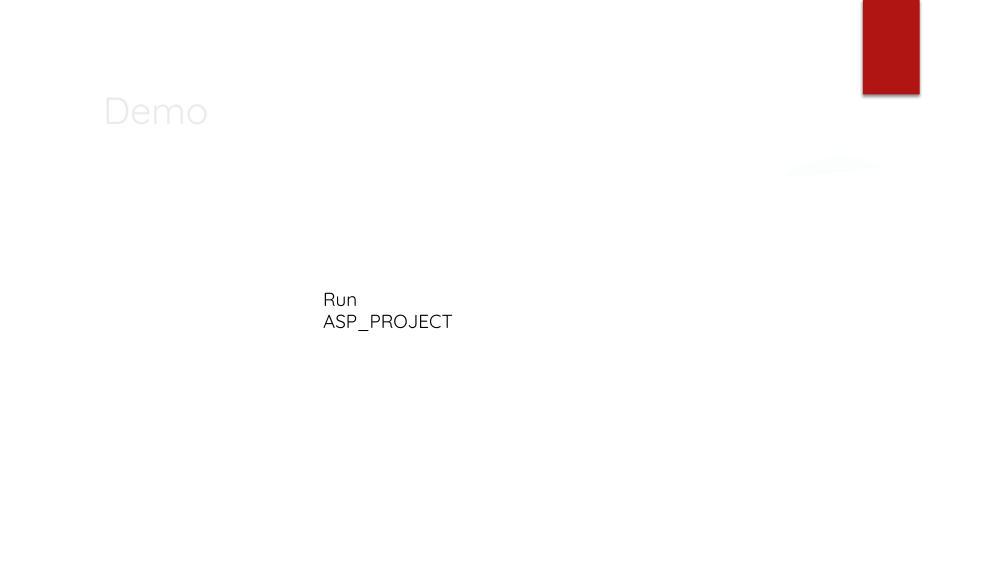
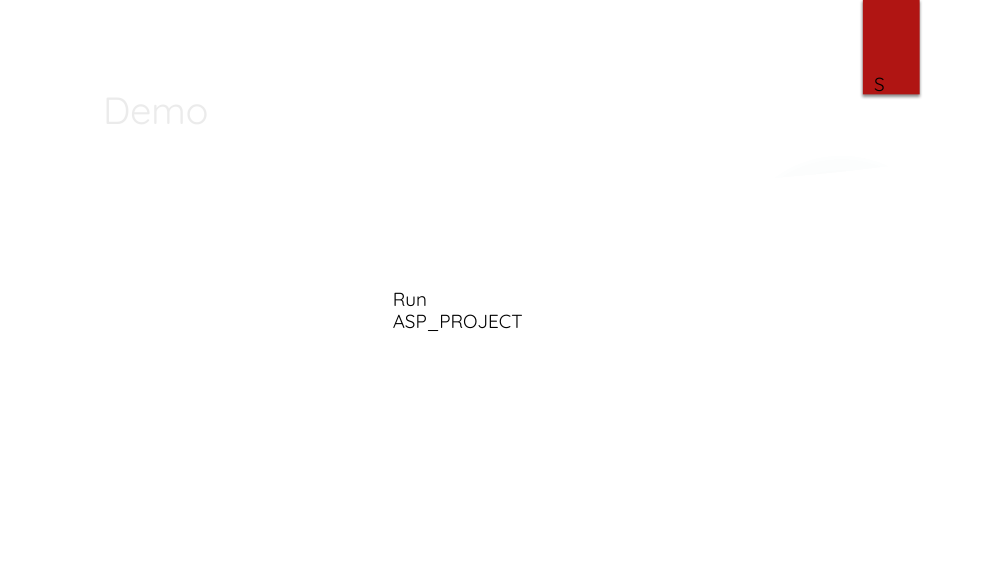
Before and after one commit to simondifalco13/ASP_Project_2021, a slide deck: slide 11 of commun/Réunion 10/PPDiFalcoHuygebaert.pptx (slide 10 before the commit). Drawn at 1008x567 pixels with LibreOffice and Linux fonts; fonts in the diff are those of the drawing; background and template pictures are left out. Boxes give left, top, right and bottom in pixels: in the first picture for what was removed or moved away, otherwise in the second. Text is boxed around its words. In the diff, an @@ line names an element or a change of style, - is before the commit and + after.

```diff
--- a/commun/Réunion 10/PPDiFalcoHuygebaert.pptx
+++ b/commun/Réunion 10/PPDiFalcoHuygebaert.pptx
@@ text added at (874,77,885,97), 18 pt, text #000000 @@
+S
@@ text "Run ASP_PROJECT": place and size @@
-text "Run ASP_PROJECT" at (323,292,453,331)
+text "Run ASP_PROJECT" at (393,292,523,331)
```
Also in this commit, not shown: 10 other slides changed, 1 slide added, 1 other file.
